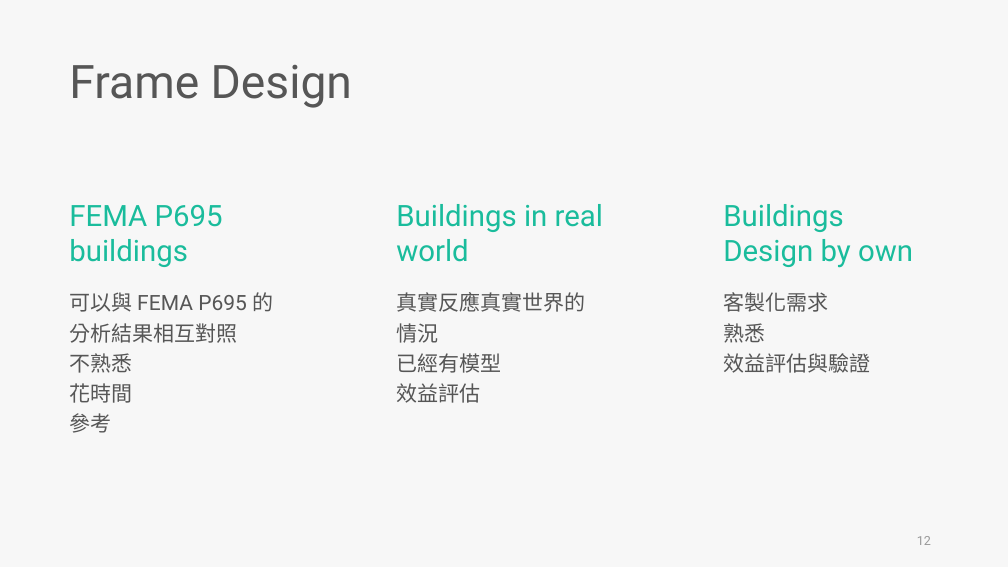
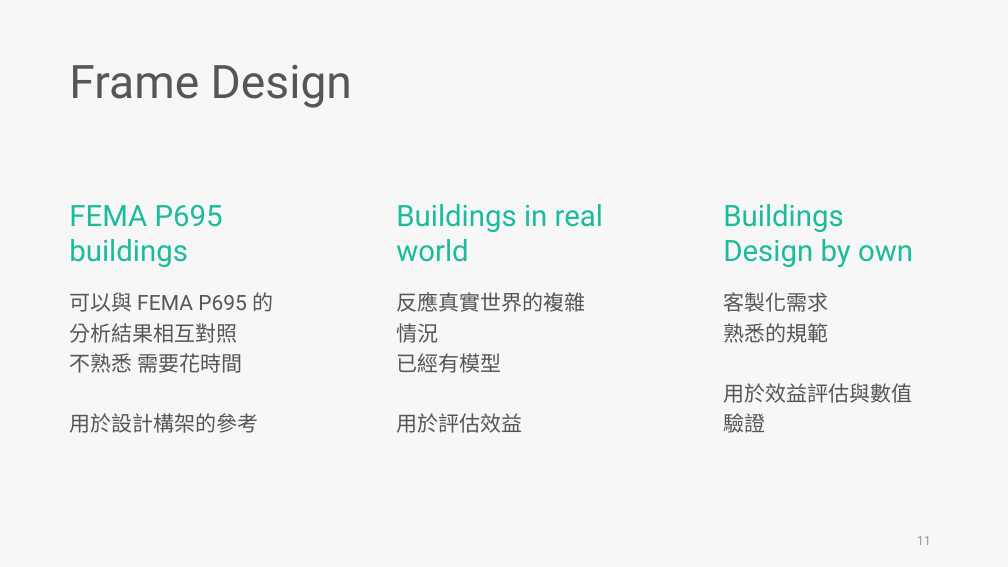
Before and after one commit to skyran1278/VbaProject, a slide deck: slide 11 of 20180126_SmartCut/Meeting/20190412 Meeting/20190412 Meeting.pptx (slide 12 before the commit). Drawn at 1008x567 pixels with LibreOffice and Linux fonts; fonts in the diff are those of the drawing. Boxes give left, top, right and bottom in pixels: in the first picture for what was removed or moved away, otherwise in the second. Text is boxed around its words. In the diff, an @@ line names an element or a change of style, - is before the commit and + after.

```diff
--- a/20180126_SmartCut/Meeting/20190412 Meeting/20190412 Meeting.pptx
+++ b/20180126_SmartCut/Meeting/20190412 Meeting/20190412 Meeting.pptx
@@ text at [396, 292, 585, 343]: text changed @@
-真實反應真實世界的情況
+反應真實世界的複雜情況
@@ text at [723, 323, 912, 433]: text changed @@
-熟悉
-效益評估與驗證
+熟悉的規範
+用於效益評估與數值驗證
@@ text at [69, 353, 258, 433]: text changed @@
-不熟悉
-花時間
-參考
+不熟悉 需要花時間
+用於設計構架的參考
@@ text at [396, 413, 522, 433]: text changed @@
-效益評估
+用於評估效益
@@ page number at [917, 536, 931, 545]: text changed @@
-12
+11
```
Also in this commit, not shown: 5 other slides changed, 4 slides added, 5 slides removed, 1 other file.
